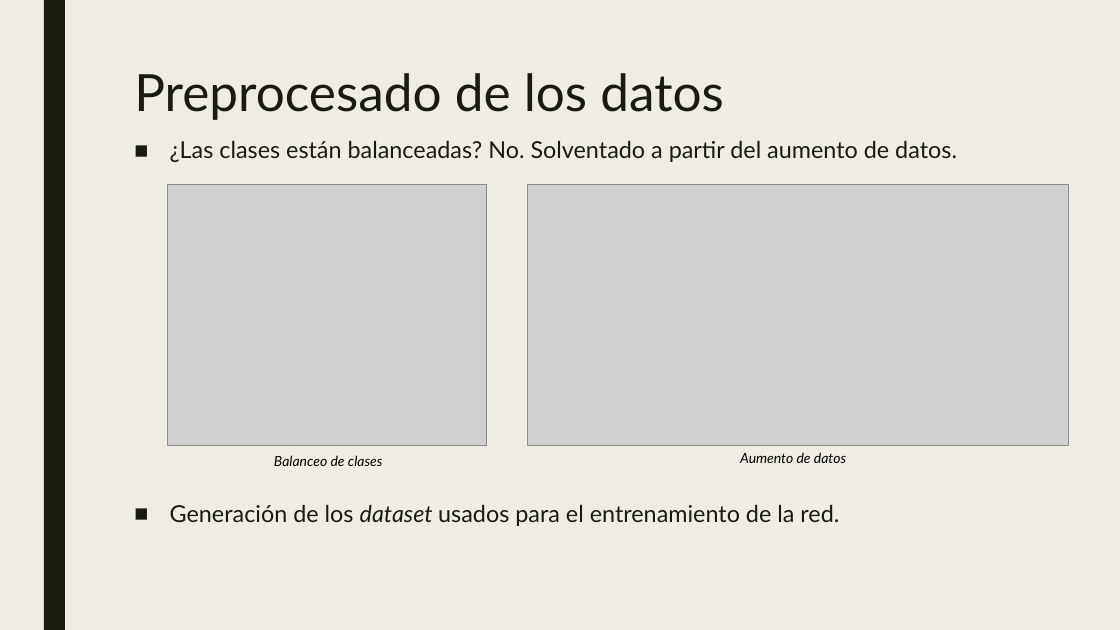
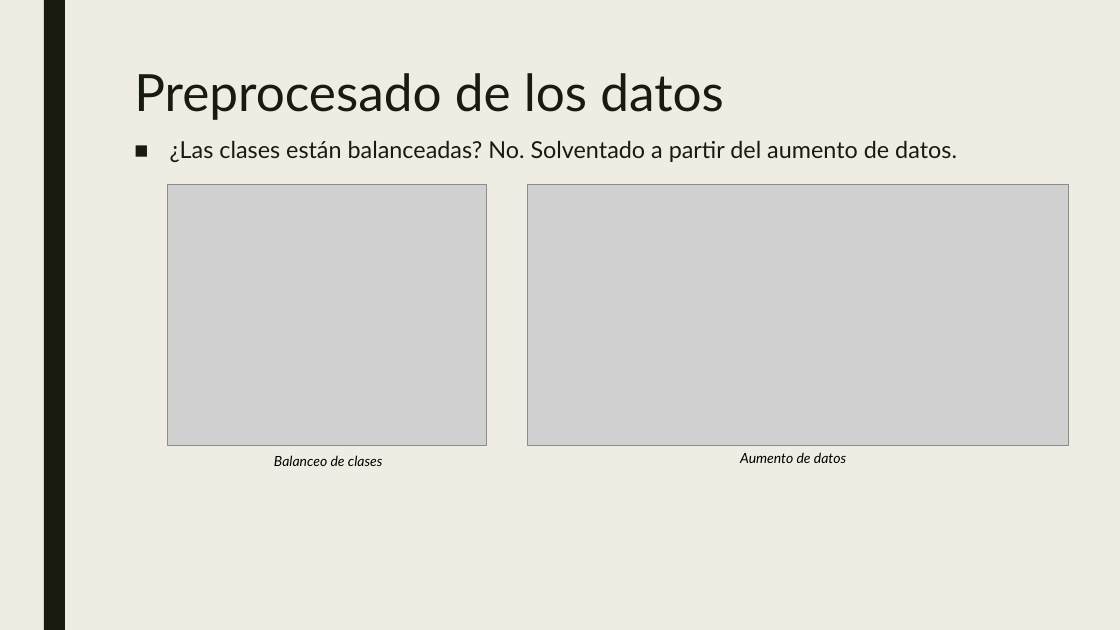
Before and after one commit to mariousm/Pneumonia-Detection, a slide deck: slide 14 of doc/presentacoin1.pptx. Drawn at 1120x630 pixels with LibreOffice and Linux fonts; fonts in the diff are those of the drawing; grey boxes stand for pictures. Boxes give left, top, right and bottom in pixels: in the first picture for what was removed or moved away, otherwise in the second. Text is boxed around its words. In the diff, an @@ line names an element or a change of style, - is before the commit and + after.

```diff
--- a/doc/presentacoin1.pptx
+++ b/doc/presentacoin1.pptx
@@ text at (170,504,839,526): paragraph removed @@
-■ Generación de los dataset usados para el entrenamiento de la red.
```
Also in this commit, not shown: 6 other slides changed.
